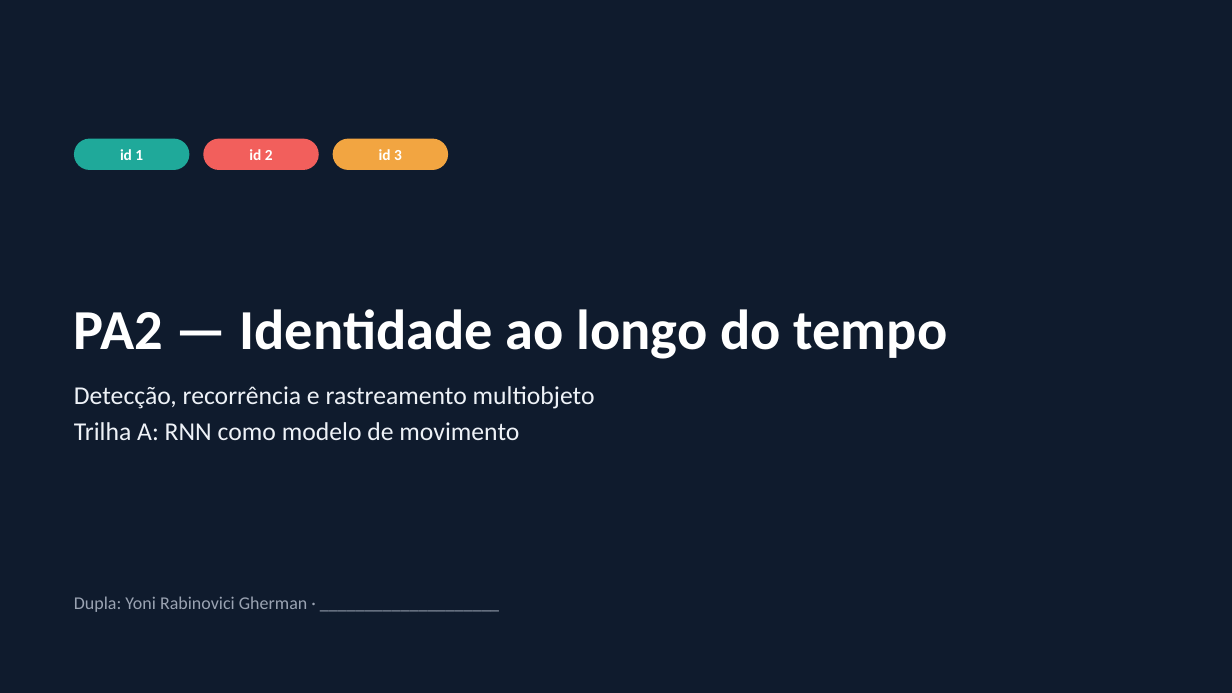
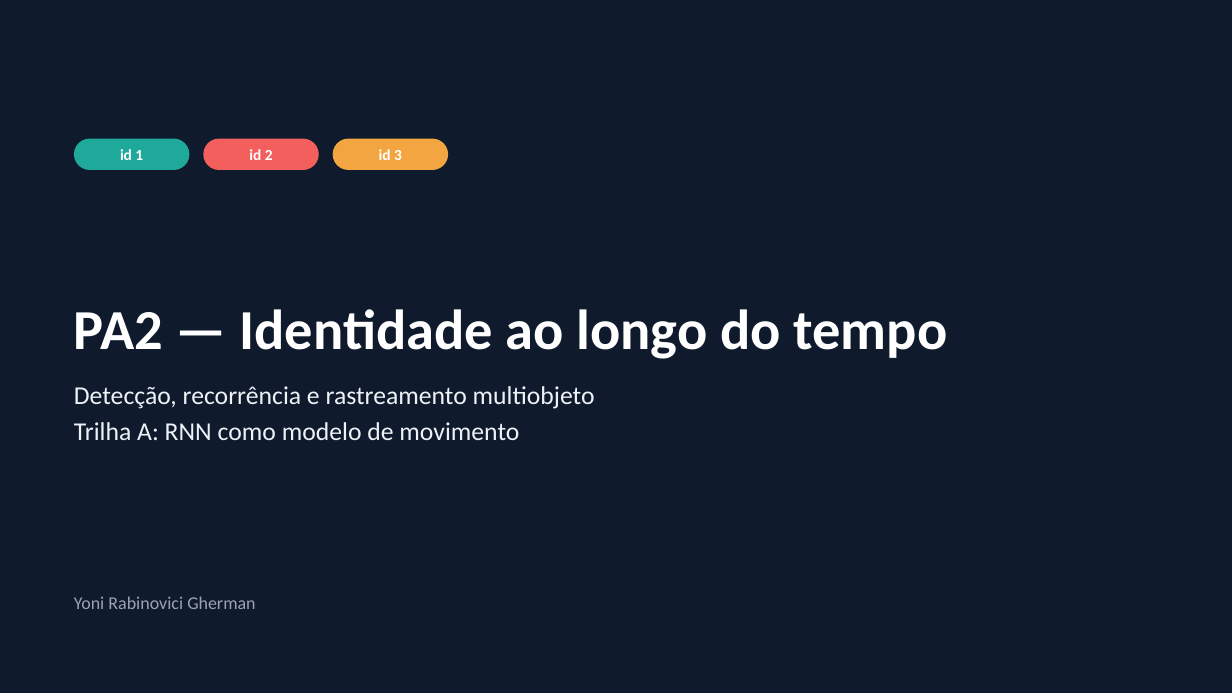
Before and after one commit to yonirg/Assignment-2-DL, a slide deck: slide 1 of PA2_apresentacao.pptx. Drawn at 1232x693 pixels with LibreOffice and Linux fonts; fonts in the diff are those of the drawing. Boxes give left, top, right and bottom in pixels: in the first picture for what was removed or moved away, otherwise in the second. Text is boxed around its words. In the diff, an @@ line names an element or a change of style, - is before the commit and + after.

Commit message:
AI_LOG no formato do PA1, trabalho individual; slides sem dupla

```diff
--- a/PA2_apresentacao.pptx
+++ b/PA2_apresentacao.pptx
@@ text at (x1=74, y1=596, x2=255, y2=609): text changed @@
-Dupla: Yoni Rabinovici Gherman · ____________________
+Yoni Rabinovici Gherman
```
Also in this commit, not shown: 2 other slides changed, 1 other file.
